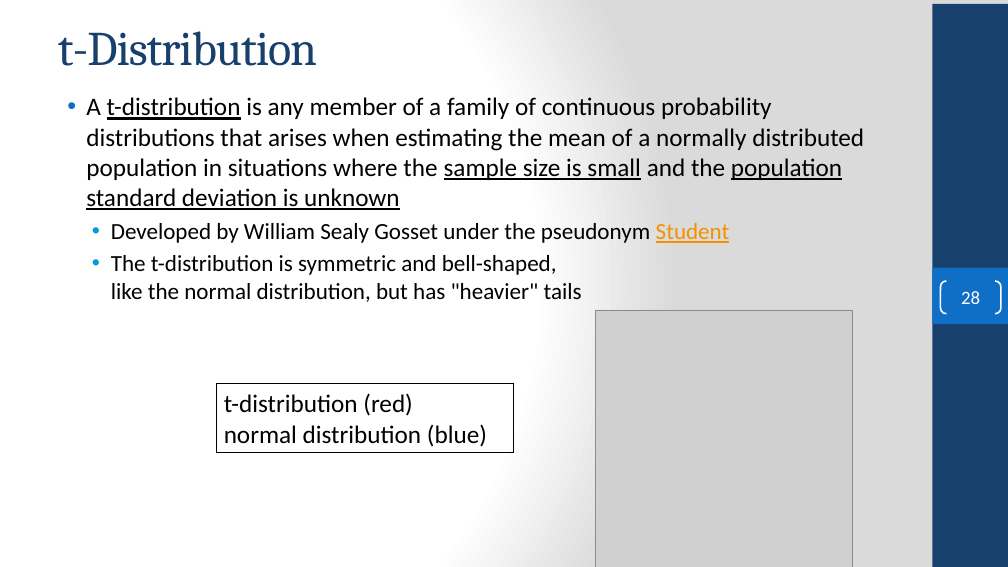
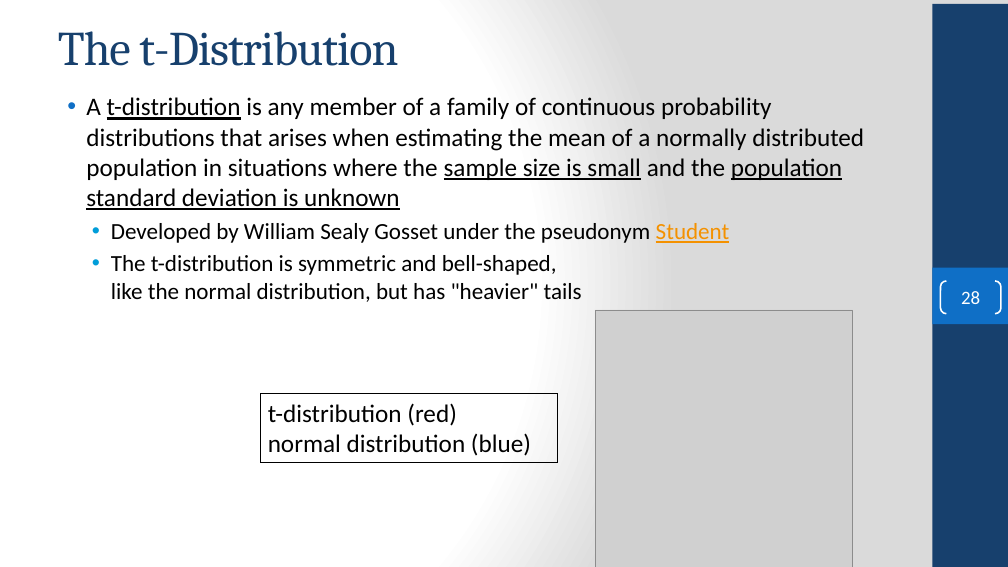
Before and after one commit to FSCJ-COP2073C/cop2073c-FullContent, a slide deck: slide 28 of slides/COP2073C-Module8.pptx. Drawn at 1008x567 pixels with LibreOffice and Linux fonts; fonts in the diff are those of the drawing; grey boxes stand for pictures; background and template pictures are left out. Boxes give left, top, right and bottom in pixels: in the first picture for what was removed or moved away, otherwise in the second. Text is boxed around its words. In the diff, an @@ line names an element or a change of style, - is before the commit and + after.

```diff
--- a/slides/COP2073C-Module8.pptx
+++ b/slides/COP2073C-Module8.pptx
@@ title at (58,31,398,66): text changed @@
-t-Distribution
+The t-Distribution
@@ rectangle "t-distribution (red) normal distribution (blue)": place and size @@
-rectangle "t-distribution (red) normal distribution (blue)" at (216,384,513,453)
+rectangle "t-distribution (red) normal distribution (blue)" at (260,394,557,463)
```
Also in this commit, not shown: 10 other slides changed, 1 slide added, 5 other files.
